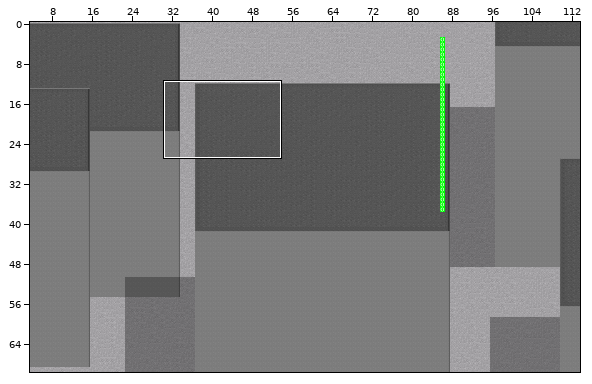
An edit to a level. Tiled map (JSON), main/resources/worlds/RoofTopBeginning.json. Above: a wide view before the commit, with the close-up outlined.
Close-up. Earlier state:
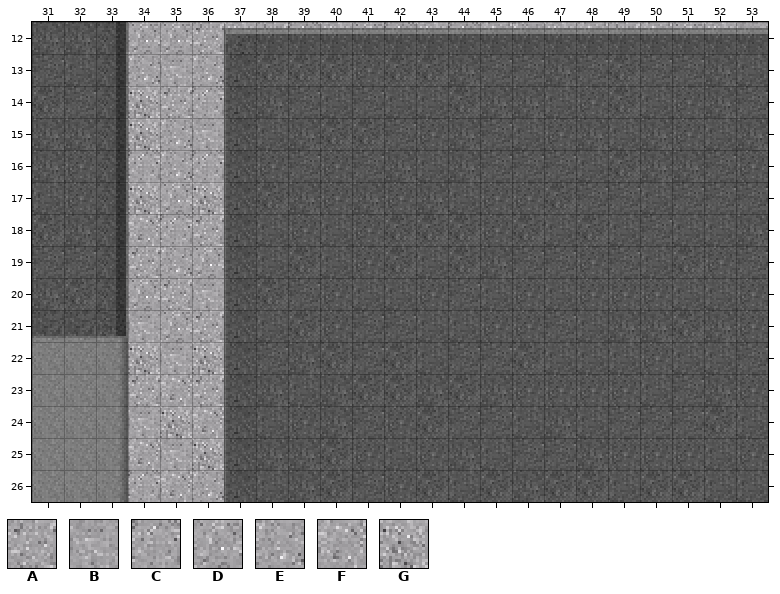
Cells are 16x16 px. Shown: x 31..53, y 12..26.
Key: from "Zesilia": A 0, B 1, C 7, D 14, E 15, F 21, G 22.
_ is an empty cell, # one hidden under a higher layer.
Layers that did not change in this view are not listed.
Layer "Cement" before, first column x 31:
12 ###DDAGACGDCGCFEGFAFDGB
13 ###EBE#################
14 ###GAC#################
15 ###GEB#################
16 ###CEC#################
17 ###GDG#################
18 ###FCA#################
19 ###AED#################
20 ###DAB#################
21 ###BDA#################
22 ###GBG#################
23 ###AFA#################
24 ###BGF#################
25 ###FBG#################
26 ###CFE#################
The same view after the edit:
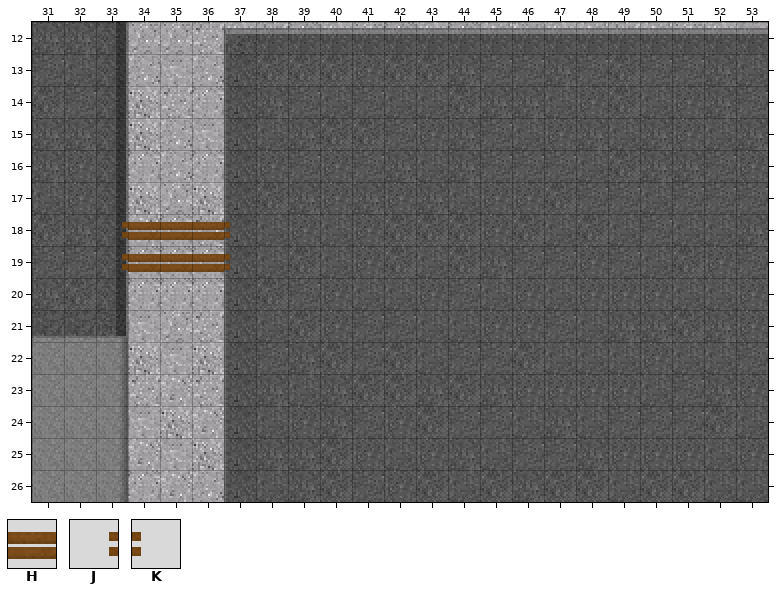
Further tiles: from "Roof(w)": H 17, J 19 turned 270, K 19 turned 90.
Tiles of an added or newly shown layer are drawn over the layers below it.
Commit: worked on making tiles collidable
The edit:
{"where": "layer \"Cement\""}
{"y":19,"x":34,"old":"AED","new":"CCC"}
{"y":20,"x":34,"old":"DAB","new":"CCC"}
{"where": "layer \"PLanks\" (added)"}
{"y":18,"x":33,"old":"_____","new":"JHHHK"}
{"y":19,"x":33,"old":"_____","new":"JHHHK"}
{"label":"changed","picture_box":[122,222,230,310]}
